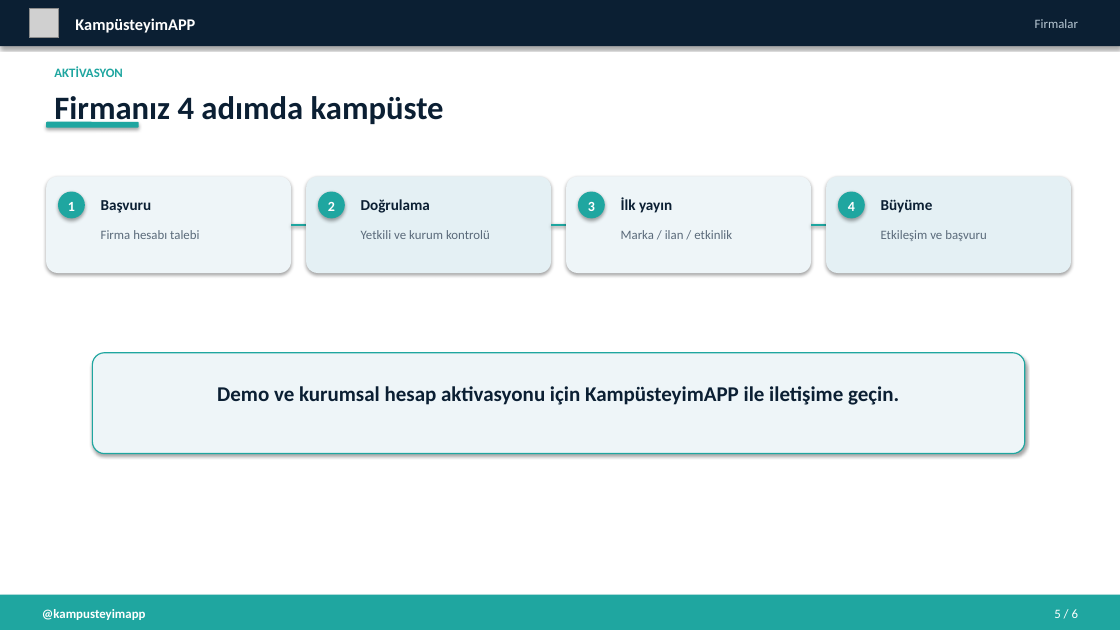
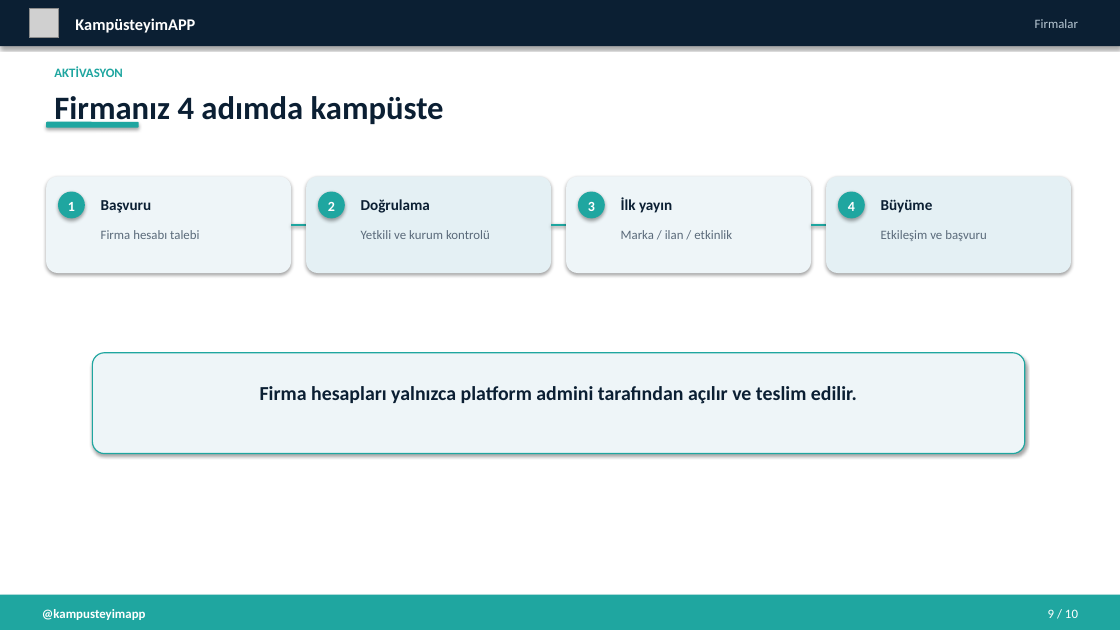
Before and after one commit to kyractlk/kampusteyim, a slide deck: slide 10 of docs/marketing/KampusteyimAPP_Firmalar_Sunumu.pptx (slide 6 before the commit). Drawn at 1120x630 pixels with LibreOffice and Linux fonts; fonts in the diff are those of the drawing; grey boxes stand for pictures. Boxes give left, top, right and bottom in pixels: in the first picture for what was removed or moved away, otherwise in the second. Text is boxed around its words. In the diff, an @@ line names an element or a change of style, - is before the commit and + after.

```diff
--- a/docs/marketing/KampusteyimAPP_Firmalar_Sunumu.pptx
+++ b/docs/marketing/KampusteyimAPP_Firmalar_Sunumu.pptx
@@ text at (x1=260, y1=386, x2=857, y2=404): text changed; size 18 to 17 pt @@
-Demo ve kurumsal hesap aktivasyonu için KampüsteyimAPP ile iletişime geçin.
+Firma hesapları yalnızca platform admini tarafından açılır ve teslim edilir.
@@ text at (x1=1048, y1=609, x2=1078, y2=618): text changed @@
-5 / 6
+9 / 10
```
Also in this commit, not shown: 6 other slides changed, 4 slides added, 41 other files.
